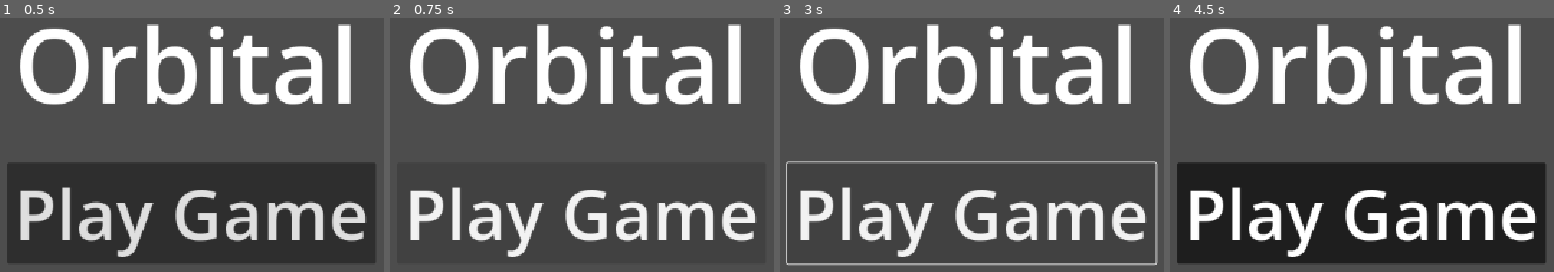
Above: before the commit, frames 1-4 (left to right).
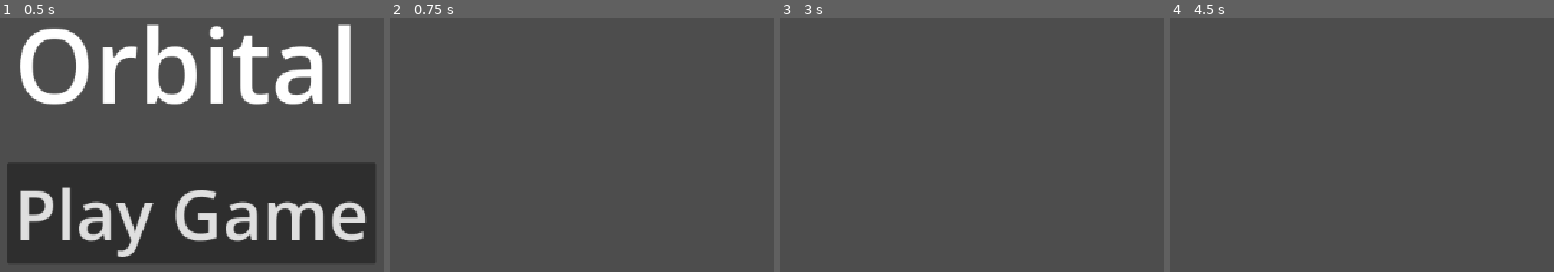
Above: after the commit, the same moments.

Repository: harshilarora250/orbital-game
Game: Godot game, scene res://main-menu.tscn
The game is run twice, just before and just after one commit, with the same random seed, the same clock (stepped at 60 frames per second) and the same inputs.
Inputs (mouse positions are in pixels of both pictures, inside the frame that each line leads up to):
- Up to frame 1 (0.5 s): no input
- Up to frame 2 (0.75 s): click "Play Game" at 0.5 s
- Up to frame 3 (3 s): click (972, 213) at 1.25 s, where only the run before the commit has a clickable "Play Game"; tap Enter at 2 s; move the mouse to (1148, 132) at 2.02 s; hold Right 2.03-2.78 s; tap Alt at 2.1 s; click (1148, 132) at 2.17 s; tap Space at 2.75 s; move the mouse to (814, 178) at 2.77 s; hold Down from 2.78 s (still down); tap Shift at 2.85 s
- Up to frame 4 (4.5 s): tap Enter at 3.5 s; move the mouse to (1442, 56) at 3.52 s; release Down at 3.53 s; hold Right 3.53-4.28 s; tap Alt at 3.6 s; tap Space at 4.25 s; move the mouse to (1323, 246) at 4.27 s; hold Up from 4.28 s (still down); tap Shift at 4.35 s; click (1323, 246) at 4.42 s

Frame 1 is identical in both runs. In frame 2, 18% of the frame differs, in the area x 5-96%, y 2-95%; in frame 3, 20%; in frame 4, 48%, in the area x 1-98%, y 2-97%.

Commit message:
Fix level 1 load, and play button actually works

Diff:
--- a/level-1.tscn
+++ b/level-1.tscn
@@ -1,7 +1,3 @@
 [gd_scene format=3 uid="uid://b2b5bdyum81di"]
 
-[ext_resource type="PackedScene" uid="uid://cueod3gsxngil" path="res://main-menu.tscn" id="1_4rc3e"]
-
 [node name="Node2D" type="Node2D" unique_id=1786816274]
-
-[node name="Control" parent="." unique_id=1194595929 instance=ExtResource("1_4rc3e")]
--- a/main-menu.tscn
+++ b/main-menu.tscn
@@ -1,10 +1,12 @@
 [gd_scene format=3 uid="uid://cueod3gsxngil"]
 
 [ext_resource type="AudioStream" uid="uid://ss6vmv18ixvs" path="res://assets/Main Menu Song.wav" id="1_gvk52"]
+[ext_resource type="Script" uid="uid://bcpytbk4ncoqu" path="res://play_button_script.gd" id="1_j3jwc"]
 
 [node name="Control" type="Control" unique_id=1194595929]
 layout_mode = 3
 anchors_preset = 0
+script = ExtResource("1_j3jwc")
 
 [node name="AudioStreamPlayer2D" type="AudioStreamPlayer2D" parent="." unique_id=1482449608]
 stream = ExtResource("1_gvk52")
@@ -27,3 +29,5 @@
 offset_bottom = 479.0
 theme_override_font_sizes/font_size = 100
 text = "Play Game"
+
+[connection signal="pressed" from="Button" to="." method="_on_button_pressed"]
--- /dev/null
+++ b/play_button_script.gd
@@ -0,0 +1,15 @@
+extends Control
+
+
+# Called when the node enters the scene tree for the first time.
+func _ready() -> void:
+	pass # Replace with function body.
+
+
+# Called every frame. 'delta' is the elapsed time since the previous frame.
+func _process(delta: float) -> void:
+	pass
+
+
+func _on_button_pressed() -> void:
+	get_tree().change_scene_to_file("res://level-1.tscn")
Not shown, added: play_button_script.gd.uid
